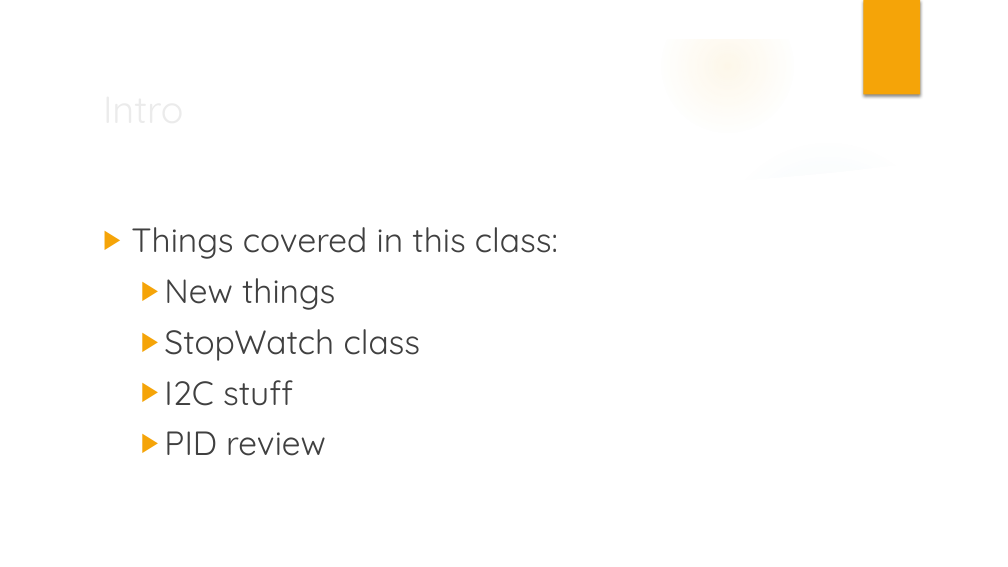
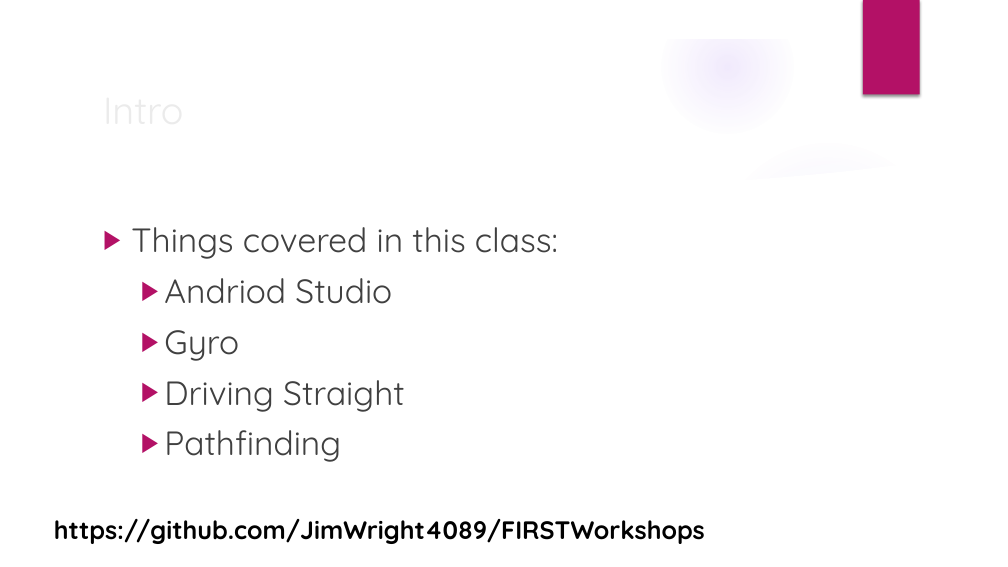
Before and after one commit to JimWright4089/FIRSTWorkshops, a slide deck: slide 2 of FTC/2018/Advanced FTC Code.pptx. Drawn at 1008x567 pixels with LibreOffice and Linux fonts; fonts in the diff are those of the drawing; background and template pictures are left out. Boxes give left, top, right and bottom in pixels: in the first picture for what was removed or moved away, otherwise in the second. Text is boxed around its words. In the diff, an @@ line names an element or a change of style, - is before the commit and + after.

```diff
--- a/FTC/2018/Advanced FTC Code.pptx
+++ b/FTC/2018/Advanced FTC Code.pptx
@@ ellipse at (662, 1, 794, 133): fill gradient #FAC96A to gradient #9B6BF2 @@
@@ rectangle at (863, 0, 920, 95): fill #F5A408 to #B31166 @@
@@ ellipse at (0, 221, 346, 567): fill gradient #FAC96A to gradient #9B6BF2 @@
@@ ellipse at (0, 240, 195, 435): fill gradient #8EBBD2 to gradient #9B6BF2 @@
@@ text at (164, 278, 405, 462): text changed @@
-  ▶ New things
-  ▶ StopWatch class
-  ▶ I2C stuff
-  ▶ PID review
+  ▶ Andriod Studio
+  ▶ Gyro
+  ▶ Driving Straight
+  ▶ Pathfinding
@@ text added at (54, 519, 705, 544), 24 pt, text #000000, bold @@
+https://github.com/JimWright4089/FIRSTWorkshops
```
Also in this commit, not shown: 1 other slide changed, 17 slides added, 17 slides removed.
